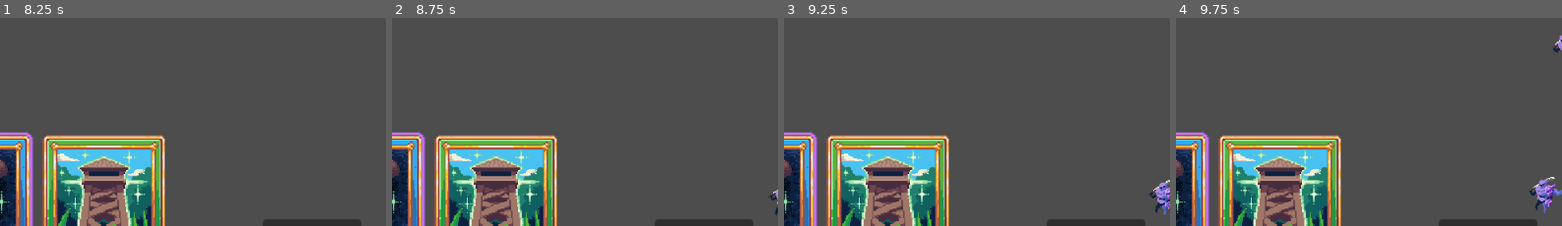
Above: before the commit, frames 1-4 (left to right).
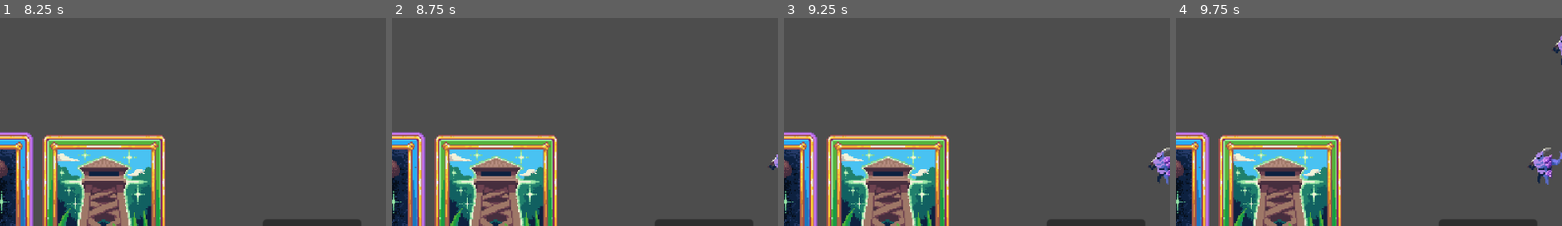
Above: after the commit, the same moments.

Repository: Ricky06202/Bastionfall
Game: Godot game, scene res://Escenas/nivel.tscn
Same seed, same stepped clock (60 frames per second), same inputs: the game is played once before the commit and once after it.
Inputs (mouse positions are % of the whole screen's width and height, from its top left):
- Up to frame 1 (8.25 s): click "Siguiente Oleada" at 0.5 s; click "Siguiente Oleada" at 1.25 s; click "Siguiente Oleada" at 2 s; tap Enter at 2.75, 4.25, 5.75 s; move the mouse to (28, 81) at 2.77 s; press the mouse at (28, 81) at 2.78 s; tap Space at 3.5, 5, 6.5 s; move the mouse to (46, 81) at 3.52 s; release the mouse at (46, 81) at 3.53 s; click (46, 81) at 3.6 s; move the mouse to (63, 81) at 4.27 s; press the mouse at (63, 81) at 4.28 s; move the mouse to (44, 68) at 5.02 s; release the mouse at (44, 68) at 5.03 s; click (44, 68) at 5.1 s; move the mouse to (80, 63) at 5.77 s; press the mouse at (80, 63) at 5.78 s; move the mouse to (18, 31) at 6.52 s; release the mouse at (18, 31) at 6.53 s; click (18, 31) at 6.6 s; move the mouse to (54, 47) at 7.27 s; press the mouse at (54, 47) at 7.28 s; move the mouse to (34, 21) at 8.02 s; release the mouse at (34, 21) at 8.03 s; click (34, 21) at 8.1 s
- Up to frame 2 (8.75 s): no input
- Up to frame 3 (9.25 s): move the mouse to (71, 42) at 8.77 s; press the mouse at (71, 42) at 8.78 s
- Up to frame 4 (9.75 s): move the mouse to (29, 52) at 9.52 s; release the mouse at (29, 52) at 9.53 s; click (29, 52) at 9.6 s
The pictures show only the part of the screen within x 50-100%, y 31-81%; the shares and areas given below are measured in that part.

Frame 1 is identical in both runs. In frame 2, 0.2% of the frame differs, in the area x 97-100%, y 65-95%; in frame 3, 1.0%; in frame 4, 1.4%, in the area x 91-100%, y 8-94%.

Commit message:
agregamos componentes y hicimos un nuevo recurso para las unidades, hicimos el castillo con sus parcelas y ahora toca trabajar en los edificios

Diff:
--- /dev/null
+++ b/Componentes/BarraVida.gd
@@ -0,0 +1,17 @@
+extends ProgressBar
+class_name BarraVida
+
+@onready var vida : Vida = get_parent().get_node("Vida")
+
+# Called when the node enters the scene tree for the first time.
+func _ready() -> void:
+	max_value = vida.vidaMax
+	value = vida.vida
+	vida.vida_cambiada.connect(cambiarVida)
+	show_percentage = false
+	modulate = Color.GREEN
+	visible = false
+
+func cambiarVida(nuevaVida):
+	value = nuevaVida
+	visible = true
--- /dev/null
+++ b/Componentes/Vida.gd
@@ -0,0 +1,30 @@
+extends Node
+class_name Vida
+
+signal vida_cambiada(nuevaVida)
+signal morir
+signal daño_recibido(cantidad)
+signal cura_recibida(cantidad)
+
+@export var vidaMax : int
+var vida : int:
+	set(valor):
+		vida = clamp(valor, 0, vidaMax)
+		vida_cambiada.emit(vida)
+		if vida <= 0:
+			morir.emit()
+
+func _ready() -> void:
+	if not vidaMax:
+		vidaMax = randi_range(1,5)
+	vida = vidaMax
+
+func recibir_daño(cantidad: float):
+	if cantidad <= 0: return
+	vida -= cantidad
+	daño_recibido.emit(cantidad)
+
+func curar(cantidad: float):
+	if cantidad <= 0: return
+	vida += cantidad
+	cura_recibida.emit(cantidad)
--- a/Escenas/carta.gd
+++ b/Escenas/carta.gd
@@ -1,10 +1,15 @@
 @tool
 extends Area2D
 
-@export var tipoDeCarta : TipoDeCarta
+@export var tipoDeCarta : TipoDeCarta:
+	set(nuevo_recurso):
+		tipoDeCarta = nuevo_recurso
+		# Llamamos a la actualización solo si estamos en el editor
+		if Engine.is_editor_hint():
+			# Usamos call_deferred para esperar a que los nodos estén listos
+			# si es que acabas de abrir la escena.
+			call_deferred("actualizar_visuales")
 
-var seguirMouse := false
-var posicionCorrecta := false
 var seleccionada := false
 
 @onready var posicionInicial := global_position
@@ -16,27 +21,35 @@
 
 # Called when the node enters the scene tree for the first time.
 func _ready() -> void:
-	Globals.cartaSeleccionada.connect(onCartaSeleccionada)
+	# Actualizamos al iniciar para que cargue lo que tenga asignado
+	actualizar_visuales()
+	if not Engine.is_editor_hint():
+		Globals.cartaSeleccionada.connect(onCartaSeleccionada)
 
-# Called every frame. 'delta' is the elapsed time since the previous frame.
-func _process(delta: float) -> void:
-	actualizarEditor() # --> Esto Solo es para actualizar en vivo en el editor
+func actualizar_visuales():
+	# Verificamos que los nodos existan (muy importante en modo @tool)
+	if not is_inside_tree() or not tipoDeCarta:
+		return
 
-	if seguirMouse:
-		global_position = get_global_mouse_position()
+	# Aseguramos que los @onready se hayan ejecutado o buscamos los nodos
+	if not sprite_2d: sprite_2d = $Control/Sprite2D
+	if not tipo: tipo = $Tipo
+	if not carta: carta = $Carta
 
-func actualizarEditor():
 	if tipoDeCarta.sprite:
 		sprite_2d.texture = tipoDeCarta.sprite
 		sprite_2d.visible = true
 		carta.visible = false
 		tipo.visible = false
+	else:
+		# Si no hay imagen, que se vean los textos por defecto
+		carta.visible = true
+		tipo.visible = true
 
 	match tipoDeCarta.tipo:
 		0: tipo.text = "Monedas"
 		1: tipo.text = "Hechizos"
 		2: tipo.text = "Estructuras"
-
 
 
 func _on_mouse_entered() -> void:
--- /dev/null
+++ b/Escenas/castillo.gd
@@ -0,0 +1,49 @@
+@tool # <--- Esto permite que el script corra en el editor
+extends Node2D
+
+@export_range(1, 4) var nivel_actual : int = 1:
+	set(valor):
+		nivel_actual = valor
+		# Esto asegura que el código solo corra si el nodo ya está listo
+		if Engine.is_editor_hint():
+			generar_castillo()
+
+@onready var grid: GridContainer = $ColorRect/CenterContainer/GridContainer
+@export var parcela_escena: PackedScene = preload("res://Escenas/Parcela.tscn")
+
+# Tu tabla de configuración
+const CONFIG_NIVELES = {
+	1: {"cols": 2, "total": 6, "res": Vector2(135, 192)},
+	2: {"cols": 3, "total": 9, "res": Vector2(192, 192)},
+	3: {"cols": 3, "total": 12, "res": Vector2(192, 249)},
+	4: {"cols": 3, "total": 15, "res": Vector2(192, 306)}
+}
+
+func _ready():
+	generar_castillo()
+
+func generar_castillo():
+	# En el modo @tool, a veces los @onready no han cargado, así que aseguramos el nodo
+	if not grid:
+		grid = get_node_or_null("GridContainer")
+	if not grid: return
+
+	var datos = CONFIG_NIVELES[nivel_actual]
+
+	$ColorRect.custom_minimum_size = datos["res"]
+
+	# 1. Configurar el Grid
+	grid.columns = datos["cols"]
+	#grid.custom_minimum_size = datos["res"]
+
+	# 2. Limpiar parcelas viejas de forma segura en el editor
+	for hijo in grid.get_children():
+		hijo.free() # Usamos free() en lugar de queue_free() para el editor
+
+	# 3. Crear las nuevas parcelas
+	if parcela_escena:
+		for i in range(datos["total"]):
+			var nueva_parcela = parcela_escena.instantiate()
+			grid.add_child(nueva_parcela)
+			# En el editor es útil ver qué parcela es cuál
+			nueva_parcela.name = "Parcela_" + str(i+1)
--- /dev/null
+++ b/Escenas/castillo.tscn
@@ -0,0 +1,32 @@
+[gd_scene format=3 uid="uid://p3y1hruov2kw"]
+
+[ext_resource type="Script" uid="uid://bkgltlwmk4u5s" path="res://Escenas/castillo.gd" id="1_s8tyg"]
+
+[node name="Castillo" type="Node2D" unique_id=340461851]
+script = ExtResource("1_s8tyg")
+
+[node name="Sprite2D" type="Sprite2D" parent="." unique_id=1367322673]
+centered = false
+
+[node name="ColorRect" type="ColorRect" parent="." unique_id=2136340506]
+custom_minimum_size = Vector2(135, 192)
+offset_right = 130.0
+offset_bottom = 171.0
+
+[node name="CenterContainer" type="CenterContainer" parent="ColorRect" unique_id=1268319243]
+layout_mode = 1
+anchors_preset = 8
+anchor_left = 0.5
+anchor_top = 0.5
+anchor_right = 0.5
+anchor_bottom = 0.5
+offset_left = -50.0
+offset_top = -76.0
+offset_right = 50.0
+offset_bottom = 76.0
+grow_horizontal = 2
+grow_vertical = 2
+
+[node name="GridContainer" type="GridContainer" parent="ColorRect/CenterContainer" unique_id=1766899195]
+layout_mode = 2
+columns = 2
--- a/Escenas/death_zone.gd
+++ b/Escenas/death_zone.gd
@@ -11,5 +11,5 @@
 	pass
 
 
-func _on_area_entered(area: Area2D) -> void:
-	area.queue_free()
+func _on_body_entered(body: Node2D) -> void:
+	body.queue_free()
--- a/Escenas/death_zone.tscn
+++ b/Escenas/death_zone.tscn
@@ -2,8 +2,8 @@
 
 [ext_resource type="Script" uid="uid://clx2awt0txx5v" path="res://Escenas/death_zone.gd" id="1_5d07j"]
 
-[sub_resource type="CircleShape2D" id="CircleShape2D_scllg"]
-radius = 19.026299
+[sub_resource type="RectangleShape2D" id="RectangleShape2D_5d07j"]
+size = Vector2(48, 636)
 
 [node name="DeathZone" type="Area2D" unique_id=1169957471]
 collision_layer = 8
@@ -11,6 +11,6 @@
 script = ExtResource("1_5d07j")
 
 [node name="CollisionShape2D" type="CollisionShape2D" parent="." unique_id=1922944762]
-shape = SubResource("CircleShape2D_scllg")
+shape = SubResource("RectangleShape2D_5d07j")
 
-[connection signal="area_entered" from="." to="." method="_on_area_entered"]
+[connection signal="body_entered" from="." to="." method="_on_body_entered"]
--- /dev/null
+++ b/Escenas/edificio.gd
@@ -0,0 +1,36 @@
+extends Node2D
+
+var tipoDeUnidad : TipoDeUnidad # Se llena al instanciarse
+var unidad_escena = preload("res://Escenas/Unidad.tscn")
+
+func _ready():
+	# En cuanto el edificio entra al árbol, esperamos un frame para
+	# asegurar que su global_position sea correcta y lanzamos soldados
+	producir_unidades()
+
+func producir_unidades():
+	if not tipoDeUnidad: return
+
+	for i in range(4):
+		var unidad = unidad_escena.instantiate()
+		unidad.datos = tipoDeUnidad # Le pasamos la ficha técnica (Fase 1)
+
+		# Lo añadimos a la escena principal para que corra libre
+		get_tree().current_scene.add_child(unidad)
+
+		# Sale desde la posición de este edificio
+		unidad.global_position = global_position
+
+		# Calculamos su fila de destino
+		var x_destino = 0
+		match tipoDeUnidad.tipo:
+			"CERCANO": x_destino = 600
+			"CURANDERO": x_destino = 450
+			"LEJANO": x_destino = 300
+
+		# Le damos su objetivo (con un poco de variación en Y para que no se solapen)
+		var pos_final = Vector2(x_destino, global_position.y + (i * 20 - 30))
+		unidad.ir_a_posicion(pos_final)
+
+		# Pequeño delay para que salgan uno tras otro
+		await get_tree().create_timer(0.1).timeout
--- /dev/null
+++ b/Escenas/edificio.tscn
@@ -0,0 +1,6 @@
+[gd_scene format=3 uid="uid://c5ngnq5tgs1j"]
+
+[ext_resource type="Script" uid="uid://dbitajoxs5i13" path="res://Escenas/edificio.gd" id="1_n7gx3"]
+
+[node name="Edificio" type="Node2D" unique_id=2052602847]
+script = ExtResource("1_n7gx3")
--- a/Escenas/enemigo.gd
+++ b/Escenas/enemigo.gd
@@ -1,7 +1,10 @@
-extends Area2D
+extends CharacterBody2D
 
-var objetivo : Node2D
+var objetivo : Vector2
 @onready var posInicial = global_position
+
+@export var velocidad := 20.0
+@onready var sprite = $Sprite2D
 
 # Called when the node enters the scene tree for the first time.
 func _ready() -> void:
@@ -9,5 +12,18 @@
 
 
 # Called every frame. 'delta' is the elapsed time since the previous frame.
-func _process(delta: float) -> void:
-	move_local_x(20 * delta)
+func _physics_process(delta: float) -> void:
+	if objetivo:
+		# 1. Calculamos la dirección (vector unitario)
+		var direccion = (objetivo - global_position).normalized()
+
+		# 2. Aplicamos movimiento solo en los ejes, sin rotar el nodo
+		velocity.x = direccion.x * velocidad
+		move_and_slide()
+
+		# 3. Orientación visual (Flip)
+		# Si la dirección en X es negativa, mira a la izquierda. Si es positiva, a la derecha.
+		if direccion.x < 0:
+			sprite.flip_h = false  # O false, dependiendo de hacia donde mire tu sprite original
+		elif direccion.x > 0:
+			sprite.flip_h = true
--- a/Escenas/enemigo.tscn
+++ b/Escenas/enemigo.tscn
@@ -5,15 +5,13 @@
 
 [sub_resource type="CircleShape2D" id="CircleShape2D_24lda"]
 
-[node name="Enemigo" type="Area2D" unique_id=1318652751]
+[node name="Enemigo" type="CharacterBody2D" unique_id=2144730576]
 collision_layer = 4
-collision_mask = 0
+collision_mask = 4
 script = ExtResource("1_x0nhg")
 
 [node name="Sprite2D" type="Sprite2D" parent="." unique_id=467359112]
 texture = ExtResource("2_24lda")
-flip_h = true
-flip_v = true
 
 [node name="CollisionShape2D" type="CollisionShape2D" parent="." unique_id=669574593]
 shape = SubResource("CircleShape2D_24lda")
--- a/Escenas/nivel.tscn
+++ b/Escenas/nivel.tscn
@@ -9,7 +9,7 @@
 [node name="Nivel" type="Node2D" unique_id=1169040680]
 
 [node name="Spawner" parent="." unique_id=958487140 instance=ExtResource("2_oybtx")]
-position = Vector2(668, -40)
+position = Vector2(668, 1)
 
 [node name="Cartas" type="Node2D" parent="." unique_id=1144942448]
 
--- /dev/null
+++ b/Escenas/parcela.gd
@@ -0,0 +1,16 @@
+extends PanelContainer
+
+var ocupada := false
+@onready var escena_edificio = preload("res://Escenas/edificio.tscn")
+
+func construir_aqui(recurso: TipoDeUnidad):
+	if ocupada: return
+
+	ocupada = true
+	var nuevo_edificio = escena_edificio.instantiate()
+	# Pasamos el recurso ANTES de añadir al hijo para que el _ready del edificio lo tenga
+	nuevo_edificio.datos_unidad = recurso
+	add_child(nuevo_edificio)
+
+	# Centramos el edificio en el cuadro de 48x48
+	nuevo_edificio.position = size / 2
--- /dev/null
+++ b/Escenas/parcela.tscn
@@ -0,0 +1,9 @@
+[gd_scene format=3 uid="uid://fvll6qrkg60e"]
+
+[ext_resource type="Script" uid="uid://mmsybp426sg1" path="res://Escenas/parcela.gd" id="1_te2fu"]
+
+[node name="Parcela" type="PanelContainer" unique_id=548738987]
+custom_minimum_size = Vector2(48, 48)
+offset_right = 48.0
+offset_bottom = 48.0
+script = ExtResource("1_te2fu")
--- a/Escenas/spawner.gd
+++ b/Escenas/spawner.gd
@@ -23,13 +23,33 @@
 
 func on_timeout():
 	#calcular las zonas de spawn
-	var spawnPositionY = randf_range(0, get_viewport_rect().size.y + 100)
+	var spawnPositionY = randf_range(10, get_viewport_rect().size.y -10)
 
-	var nuevoEnemigo = enemigo.instantiate() as Area2D
+	var nuevoEnemigo = enemigo.instantiate() as CharacterBody2D
 	nuevoEnemigo.position.y = spawnPositionY
+	nuevoEnemigo.objetivo = direccion_castillo.global_position
 	add_child(nuevoEnemigo)
-	nuevoEnemigo.look_at(direccion_castillo.global_position)
 
 func siguienteOleada():
 	timer.autostart = true
 	timer.start()
+
+
+########### TODO Esto esta aqui provisionalmente
+@onready var unidad = load("res://Escenas/unidad.tscn")
+
+func spawn_unidades_de_torre(tipo_unidad: TipoDeUnidad, parcela_pos: Vector2):
+	for i in range(4): # 4 unidades por edificio
+		var nueva_unidad = unidad.instantiate()
+		nueva_unidad.datos = tipo_unidad
+		add_child(nueva_unidad)
+
+		# Calculamos el destino según el tipo
+		var offset_fila = Vector2.ZERO
+		match tipo_unidad.tipo:
+			"CERCANO": offset_fila.x = 50  # Fila delantera
+			"CURANDERO": offset_fila.x = 0  # Centro
+			"LEJANO": offset_fila.x = -50  # Fila trasera
+
+		nueva_unidad.global_position = parcela_pos + offset_fila + Vector2(0, i * 20)
+############ Esto es provicional
--- a/Escenas/spawner.tscn
+++ b/Escenas/spawner.tscn
@@ -7,6 +7,7 @@
 script = ExtResource("1_2cuxq")
 
 [node name="DireccionCastillo" type="Marker2D" parent="." unique_id=375801741]
-position = Vector2(-504, 211)
+position = Vector2(-847, 170)
 
 [node name="DeathZone" parent="DireccionCastillo" unique_id=1169957471 instance=ExtResource("2_xqvlp")]
+position = Vector2(336, 0)
--- /dev/null
+++ b/Escenas/unidad.gd
@@ -0,0 +1,36 @@
+extends CharacterBody2D
+
+@export var tipoDeUnidad: TipoDeUnidad # Aquí arrastras el archivo .tres
+@onready var sprite = $AnimatedSprite2D
+@onready var vida_comp = $VidaComponent
+@onready var sprite_2d: Sprite2D = $Sprite2D
+
+func _ready():
+	if tipoDeUnidad:
+		# Le pasamos el paquete de animaciones del recurso al sprite
+		sprite.sprite_frames = tipoDeUnidad.animaciones
+		sprite.play("idle") # Todas las unidades deben tener una anim llamada "idle"
+
+		sprite_2d.texture = tipoDeUnidad.sprite
+
+		# Configuramos la vida desde el recurso
+		if vida_comp:
+			vida_comp.vida_maxima = tipoDeUnidad.vida_maxima
+			vida_comp.vida_actual = tipoDeUnidad.vida_maxima
+
+var objetivo_pos : Vector2
+var desplegando : bool = false
+
+func ir_a_posicion(pos: Vector2):
+	objetivo_pos = pos
+	desplegando = true
+
+func _physics_process(delta):
+	if desplegando:
+		var direccion = (objetivo_pos - global_position)
+		if direccion.length() > 5: # Si no ha llegado
+			velocity = direccion.normalized() * tipoDeUnidad.velocidad
+			move_and_slide()
+		else:
+			desplegando = false # Ya llegó a su fila
+			velocity = Vector2.ZERO
--- /dev/null
+++ b/Escenas/unidad.tscn
@@ -0,0 +1,29 @@
+[gd_scene format=3 uid="uid://dmaou4dohdxoy"]
+
+[ext_resource type="Script" uid="uid://btt04rjfw2sqq" path="res://Escenas/unidad.gd" id="1_idnxp"]
+[ext_resource type="Script" uid="uid://cf60017ojhh2q" path="res://Componentes/Vida.gd" id="1_w64r7"]
+[ext_resource type="Script" path="res://Componentes/BarraVida.gd" id="2_6yxft"]
+
+[sub_resource type="SpriteFrames" id="SpriteFrames_idnxp"]
+
+[sub_resource type="CircleShape2D" id="CircleShape2D_idnxp"]
+
+[node name="Unidad" type="CharacterBody2D" unique_id=816876385]
+script = ExtResource("1_idnxp")
+
+[node name="AnimatedSprite2D" type="AnimatedSprite2D" parent="." unique_id=1165846208]
+sprite_frames = SubResource("SpriteFrames_idnxp")
+
+[node name="Sprite2D" type="Sprite2D" parent="." unique_id=1510374430]
+
+[node name="CollisionShape2D" type="CollisionShape2D" parent="." unique_id=1353341777]
+shape = SubResource("CircleShape2D_idnxp")
+
+[node name="Vida" type="Node" parent="." unique_id=1995817986]
+script = ExtResource("1_w64r7")
+metadata/_custom_type_script = "uid://cf60017ojhh2q"
+
+[node name="BarraVida" type="ProgressBar" parent="." unique_id=556828173]
+offset_right = 4.0
+offset_bottom = 27.0
+script = ExtResource("2_6yxft")
--- a/Recursos/definicion/tipo_de_carta.gd
+++ b/Recursos/definicion/tipo_de_carta.gd
@@ -3,9 +3,9 @@
 
 @export var nombre : String
 
-@export var tipo : tipos
+@export var tipo : tiposCartas
 
-enum tipos {
+enum tiposCartas {
 	MONEDAS,
 	HECHIZOS,
 	ESTRUCTURA
--- /dev/null
+++ b/Recursos/definicion/tipo_de_unidad.gd
@@ -0,0 +1,20 @@
+extends Resource
+class_name TipoDeUnidad
+
+@export var nombre: String = "Unidad"
+@export var tipo: tiposUnidades
+
+enum tiposUnidades {
+	MELEE,
+	CURADOR,
+	DISTANCIA
+}
+
+# Atributos de combate
+@export var vida_maxima: float = 50.0
+@export var daño: float = 10.0
+@export var velocidad: float = 100.0
+
+# El secreto de las animaciones:
+@export var animaciones: SpriteFrames
+@export var sprite: Texture2D
Not shown, added: Componentes/BarraVida.gd.uid
Not shown, added: Componentes/Vida.gd.uid
Not shown, added: Escenas/castillo.gd.uid
Not shown, added: Escenas/edificio.gd.uid
Not shown, added: Escenas/parcela.gd.uid
Not shown, added: Escenas/unidad.gd.uid
Not shown, added: Recursos/definicion/tipo_de_unidad.gd.uid
